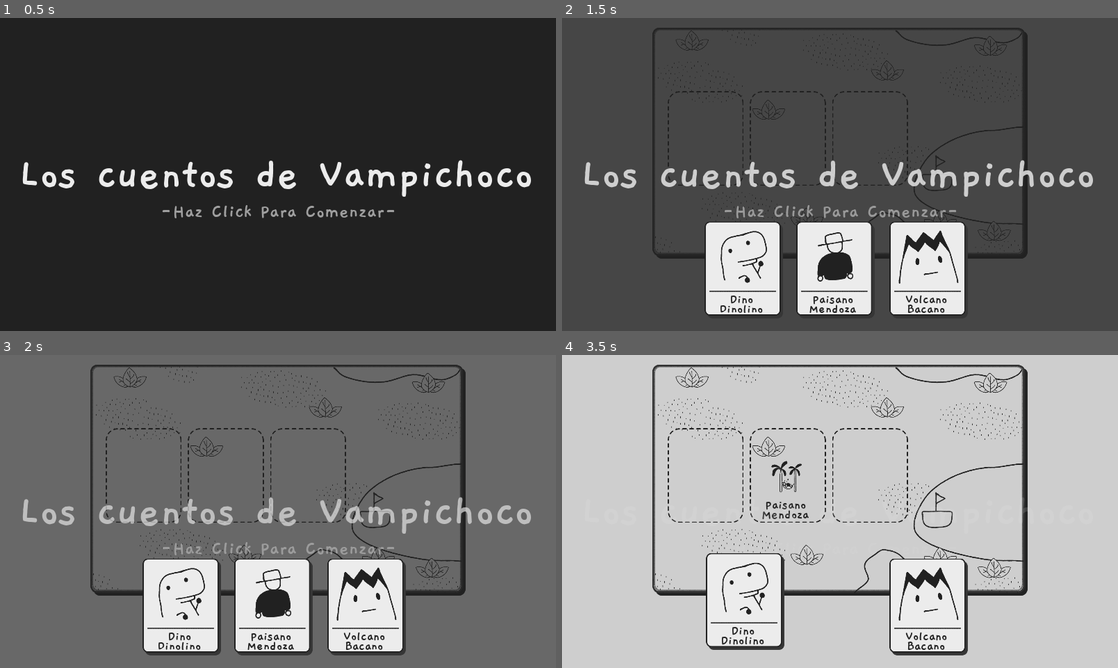
Above: before the commit, frames 1-4 (two rows, left to right).
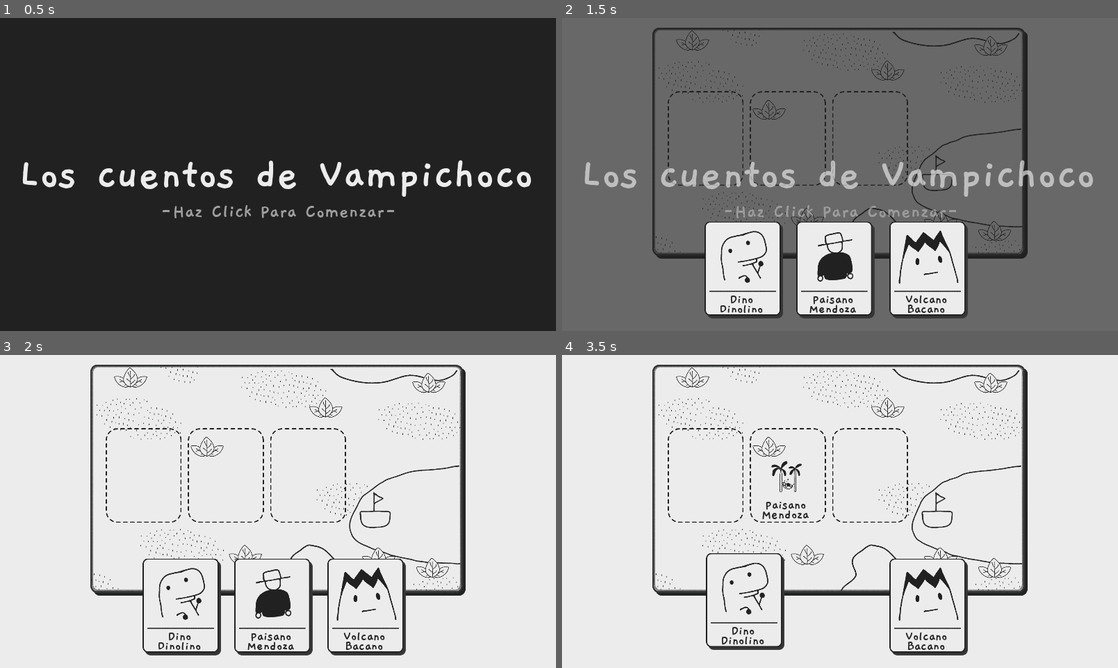
Above: after the commit, the same moments.

Repository: Perro-Viejo/los-cuentos-de-vampichoco
Game: Godot game, scene res://src/Levels/Level1.tscn
Same seed, same stepped clock (60 frames per second), same inputs: the game is played once before the commit and once after it.
Inputs (mouse positions are in pixels of both pictures, inside the frame that each line leads up to):
- Up to frame 1 (0.5 s): no input
- Up to frame 2 (1.5 s): tap Enter at 0.5 s; move the mouse to (962, 158) at 0.52 s; click (962, 158) at 0.67 s; tap Space at 1.25 s; drag from (728, 190) to (789, 136) at 1.27 s
- Up to frame 3 (2 s): no input
- Up to frame 4 (3.5 s): move the mouse to (745, 605) at 2.02 s; click (745, 605) at 2.17 s; drag from (834, 605) to (789, 473) at 2.77 s

Frame 1 is identical in both runs. In frame 2, 81% of the frame differs, in the area x 0-100%, y 0-100%; in frame 3, 85%; in frame 4, 88%.

Commit message:
Added game cursor and water animations.
Refactored part of the code on finishing the level.
Ready to work on separar las palmeras.

Diff:
--- a/project.godot
+++ b/project.godot
@@ -48,6 +48,8 @@
 window/size/height=1080
 window/size/test_width=960
 window/size/test_height=540
+mouse_cursor/custom_image="res://assets/sprites/gui/cursor-arrow.png"
+mouse_cursor/custom_image_hotspot=Vector2( 32, 32 )
 window/stretch/mode="2d"
 window/stretch/aspect="keep"
 
--- a/src/GUI/Card.gd
+++ b/src/GUI/Card.gd
@@ -49,10 +49,16 @@
 	if current_slot:
 		current_slot.remove_card(self)
 
+	# Cambiar el cursor por el de la mano apretando:
+	Input.set_default_cursor_shape(Input.CURSOR_MOVE)
+
 
 func drop_card():
 	drag_mouse = false;
 	get_parent().remove_card()
+
+	# Cambiar el cursor por la flecha
+	Input.set_default_cursor_shape(Input.CURSOR_ARROW)
 
 	var overlapping_area = null
 
@@ -80,6 +86,7 @@
 		EventsManager.emit_signal('play_requested', 'Card', 'Drop')
 		inserted = false
 
+
 func _on_input_event(viewport, event, shape_idx):
 	if event is InputEventMouseButton:
 		if event.is_pressed():
--- a/src/GUI/Control.gd
+++ b/src/GUI/Control.gd
@@ -1,9 +1,9 @@
 class_name GUI
 extends Control
-
+#▒▒▒▒▒▒▒▒▒▒▒▒▒▒▒▒▒▒▒▒▒▒▒▒▒▒▒▒▒▒▒▒▒▒▒▒▒▒▒▒▒▒▒▒▒▒▒▒▒▒▒▒▒▒▒▒▒▒▒▒▒▒▒▒ Variables ▒▒▒▒
 var dragging_card=false;
 var dragged_card=null;
-
+#▒▒▒▒▒▒▒▒▒▒▒▒▒▒▒▒▒▒▒▒▒▒▒▒▒▒▒▒▒▒▒▒▒▒▒▒▒▒▒▒▒▒▒▒▒▒▒▒▒▒▒▒▒▒▒▒▒▒▒▒▒▒▒▒ Funciones ▒▒▒▒
 func _ready():
 	$Dino.prev_index = 1
 	$Dino.z_index = 1
--- /dev/null
+++ b/src/GUI/GUI.gd
@@ -0,0 +1,8 @@
+extends CanvasLayer
+#▒▒▒▒▒▒▒▒▒▒▒▒▒▒▒▒▒▒▒▒▒▒▒▒▒▒▒▒▒▒▒▒▒▒▒▒▒▒▒▒▒▒▒▒▒▒▒▒▒▒▒▒▒▒▒▒▒▒▒▒▒▒▒▒ Variables ▒▒▒▒
+onready var arrow = load('res://assets/sprites/gui/cursor-arrow.png')
+onready var move = load('res://assets/sprites/gui/cursor-move.png')
+#▒▒▒▒▒▒▒▒▒▒▒▒▒▒▒▒▒▒▒▒▒▒▒▒▒▒▒▒▒▒▒▒▒▒▒▒▒▒▒▒▒▒▒▒▒▒▒▒▒▒▒▒▒▒▒▒▒▒▒▒▒▒▒▒ Funciones ▒▒▒▒
+func _ready() -> void:
+	Input.set_custom_mouse_cursor(arrow, Input.CURSOR_ARROW, Vector2.ONE * 32)
+	Input.set_custom_mouse_cursor(move, Input.CURSOR_MOVE, Vector2.ONE * 32)
--- a/src/GUI/GUI.tscn
+++ b/src/GUI/GUI.tscn
@@ -12,6 +12,7 @@
 [ext_resource path="res://assets/fonts/Gaegu-Bold.ttf" type="DynamicFontData" id=10]
 [ext_resource path="res://resources/DynamicFont/Credits-65.tres" type="DynamicFont" id=11]
 [ext_resource path="res://resources/DynamicFont/Credits-70.tres" type="DynamicFont" id=12]
+[ext_resource path="res://src/GUI/GUI.gd" type="Script" id=13]
 
 [sub_resource type="DynamicFontData" id=1]
 font_path = "res://assets/fonts/Gaegu-Bold.ttf"
@@ -157,6 +158,7 @@
 font_data = ExtResource( 10 )
 
 [node name="GUI" type="CanvasLayer"]
+script = ExtResource( 13 )
 
 [node name="Control" type="Control" parent="."]
 anchor_right = 1.0
@@ -206,6 +208,7 @@
 title_text = "Volcano Bacano"
 
 [node name="Menu" type="Control" parent="."]
+visible = false
 anchor_right = 1.0
 anchor_bottom = 1.0
 mouse_filter = 2
--- a/src/GUI/Menu.gd
+++ b/src/GUI/Menu.gd
@@ -7,11 +7,15 @@
 var _intro_step: int = 0
 var _skipped: bool = false
 
-onready var level_bg: Sprite = $'../../frame/level_01-bg'
+onready var level_water: Node2D = $'../../frame/Water'
+onready var level_water_anim: AnimationPlayer = level_water.get_node('AnimationPlayer')
 onready var level_boat: AnimatedSprite = $'../../frame/Boat'
 #▒▒▒▒▒▒▒▒▒▒▒▒▒▒▒▒▒▒▒▒▒▒▒▒▒▒▒▒▒▒▒▒▒▒▒▒▒▒▒▒▒▒▒▒▒▒▒▒▒▒▒▒▒▒▒▒▒▒▒▒▒▒▒▒ Funciones ▒▒▒▒
 func _ready():
-	level_bg.hide()
+	level_water.hide()
+	# Para asegurar que no se verá el agua así se deje la animación End en el
+	# editor: #ChirriDeMierda
+	level_water_anim.play('Start', 1.0, -2.0, true)
 	level_boat.hide()
 
 	$Button.connect('button_down', self, '_on_button_down')
@@ -29,12 +33,12 @@
 			# TODO: Que se tenga que sostener el clic para saltarla
 			_skip()
 	elif level_finished:
+		$Button.hide()
 		$End/Label3.hide()
 		$AnimationPlayer.play('End', -1, -3.0, true)
 		yield($AnimationPlayer, 'animation_finished')
 		get_parent().get_parent().restart()
 		yield(get_tree().create_timer(0.5), 'timeout')
-		$Button.hide()
 		hide()
 
 func start_level():
@@ -68,7 +72,8 @@
 		0:
 			EventsManager.emit_signal('play_requested', 'VO', 'Start')
 		1:
-			level_bg.show()
+			level_water.show()
+			level_water_anim.play('Start')
 		2:
 			level_boat.show()
 		3:
@@ -89,7 +94,8 @@
 
 	$AnimationPlayer.playback_speed = 4.0
 	# Mostrar fondo del nivel
-	level_bg.show()
+	level_water.show()
+	level_water_anim.play('End')
 	level_boat.show()
 	# Poner las cartas en sus posiciones Y finales
 	$'../Control/Dino'.position.y = 885
@@ -100,7 +106,14 @@
 	EventsManager.emit_signal('stop_requested', 'VO', 'Start')
 	EventsManager.emit_signal('level_started')
 
-	$AnimationPlayer.playback_speed = 1.0
-
 	$Skip.hide()
 	$Button.hide()
+
+
+func finish_level() -> void:
+	$AnimationPlayer.playback_speed = 1.0
+	yield($AnimationPlayer, 'animation_finished')
+	level_finished = true
+	yield(get_tree().create_timer(2), "timeout")
+	$End/Label3.show()
+	$Button.show()
--- a/src/Levels/Level1.gd
+++ b/src/Levels/Level1.gd
@@ -119,15 +119,12 @@
 func end_level():
 	$GUI/Menu.show()
 	$GUI/Menu/AnimationPlayer.play('End')
+	$GUI/Menu/AnimationPlayer.playback_speed = 1.0
 	yield(get_tree().create_timer(5), "timeout")
 	EventsManager.emit_signal('play_requested', 'VO', 'End')
 	EventsManager.emit_signal('stop_requested', 'Dino', 'Dance')
 	EventsManager.emit_signal('stop_requested', 'Volcano', 'Dance')
-	yield($GUI/Menu/AnimationPlayer, 'animation_finished')
-	$GUI/Menu.level_finished = true
-	yield(get_tree().create_timer(2), "timeout")
-	$GUI/Menu/End/Label3.show()
-	$GUI/Menu/Button.show()
+	$GUI/Menu.finish_level()
 
 
 func play_vo() -> void:
--- a/src/Levels/Level1.tscn
+++ b/src/Levels/Level1.tscn
@@ -13,6 +13,10 @@
 [ext_resource path="res://assets/sprites/world/mask.png" type="Texture" id=11]
 [ext_resource path="res://resources/CanvasItemMaterial/Mask.tres" type="Material" id=12]
 [ext_resource path="res://assets/sprites/world/impact.png" type="Texture" id=13]
+[ext_resource path="res://assets/sprites/world/water_01.png" type="Texture" id=14]
+[ext_resource path="res://assets/sprites/world/water_02.png" type="Texture" id=15]
+[ext_resource path="res://assets/sprites/world/water_03-normal.png" type="Texture" id=16]
+[ext_resource path="res://assets/sprites/world/water_03-shocked.png" type="Texture" id=17]
 
 [sub_resource type="AtlasTexture" id=1]
 flags = 4
@@ -79,6 +83,139 @@
 "name": "default",
 "speed": 6.0
 } ]
+
+[sub_resource type="AtlasTexture" id=20]
+flags = 4
+atlas = ExtResource( 16 )
+region = Rect2( 0, 0, 392, 344 )
+
+[sub_resource type="AtlasTexture" id=21]
+flags = 4
+atlas = ExtResource( 16 )
+region = Rect2( 392, 0, 392, 344 )
+
+[sub_resource type="AtlasTexture" id=22]
+flags = 4
+atlas = ExtResource( 16 )
+region = Rect2( 784, 0, 392, 344 )
+
+[sub_resource type="AtlasTexture" id=23]
+flags = 4
+atlas = ExtResource( 16 )
+region = Rect2( 1176, 0, 392, 344 )
+
+[sub_resource type="AtlasTexture" id=26]
+flags = 4
+atlas = ExtResource( 17 )
+region = Rect2( 0, 0, 392, 344 )
+
+[sub_resource type="AtlasTexture" id=27]
+flags = 4
+atlas = ExtResource( 17 )
+region = Rect2( 392, 0, 392, 344 )
+
+[sub_resource type="AtlasTexture" id=28]
+flags = 4
+atlas = ExtResource( 17 )
+region = Rect2( 784, 0, 392, 344 )
+
+[sub_resource type="AtlasTexture" id=29]
+flags = 4
+atlas = ExtResource( 17 )
+region = Rect2( 1176, 0, 392, 344 )
+
+[sub_resource type="SpriteFrames" id=19]
+animations = [ {
+"frames": [ SubResource( 20 ), SubResource( 21 ), SubResource( 22 ), SubResource( 23 ) ],
+"loop": true,
+"name": "default",
+"speed": 6.0
+}, {
+"frames": [ SubResource( 26 ), SubResource( 27 ), SubResource( 28 ), SubResource( 29 ) ],
+"loop": true,
+"name": "Shocked",
+"speed": 6.0
+} ]
+
+[sub_resource type="Animation" id=24]
+resource_name = "End"
+length = 0.2
+tracks/0/type = "value"
+tracks/0/path = NodePath("01:position")
+tracks/0/interp = 1
+tracks/0/loop_wrap = true
+tracks/0/imported = false
+tracks/0/enabled = true
+tracks/0/keys = {
+"times": PoolRealArray( 0 ),
+"transitions": PoolRealArray( 1 ),
+"update": 0,
+"values": [ Vector2( 176, 308 ) ]
+}
+tracks/1/type = "value"
+tracks/1/path = NodePath("02:position")
+tracks/1/interp = 1
+tracks/1/loop_wrap = true
+tracks/1/imported = false
+tracks/1/enabled = true
+tracks/1/keys = {
+"times": PoolRealArray( 0 ),
+"transitions": PoolRealArray( 1 ),
+"update": 0,
+"values": [ Vector2( 400, -360 ) ]
+}
+tracks/2/type = "value"
+tracks/2/path = NodePath("03:position")
+tracks/2/interp = 1
+tracks/2/loop_wrap = true
+tracks/2/imported = false
+tracks/2/enabled = true
+tracks/2/keys = {
+"times": PoolRealArray( 0 ),
+"transitions": PoolRealArray( 1 ),
+"update": 0,
+"values": [ Vector2( 438, 120 ) ]
+}
+
+[sub_resource type="Animation" id=25]
+resource_name = "Start"
+length = 0.8
+tracks/0/type = "value"
+tracks/0/path = NodePath("01:position")
+tracks/0/interp = 1
+tracks/0/loop_wrap = true
+tracks/0/imported = false
+tracks/0/enabled = true
+tracks/0/keys = {
+"times": PoolRealArray( 0, 0.4 ),
+"transitions": PoolRealArray( 0.5, 1 ),
+"update": 0,
+"values": [ Vector2( 176, 488 ), Vector2( 176, 308 ) ]
+}
+tracks/1/type = "value"
+tracks/1/path = NodePath("02:position")
+tracks/1/interp = 1
+tracks/1/loop_wrap = true
+tracks/1/imported = false
+tracks/1/enabled = true
+tracks/1/keys = {
+"times": PoolRealArray( 0.2, 0.5 ),
+"transitions": PoolRealArray( 0.5, 1 ),
+"update": 0,
+"values": [ Vector2( 400, -432 ), Vector2( 400, -360 ) ]
+}
+tracks/2/type = "value"
+tracks/2/path = NodePath("03:position")
+tracks/2/interp = 1
+tracks/2/loop_wrap = true
+tracks/2/imported = false
+tracks/2/enabled = true
+tracks/2/keys = {
+"times": PoolRealArray( 0.2, 0.8 ),
+"transitions": PoolRealArray( 0.5, 1 ),
+"update": 0,
+"values": [ Vector2( 832, 120 ), Vector2( 438, 120 ) ]
+}
 
 [sub_resource type="DynamicFont" id=11]
 size = 120
@@ -1000,6 +1137,18 @@
 "update": 1,
 "values": [ 0, 1 ]
 }
+tracks/11/type = "value"
+tracks/11/path = NodePath("frame/Water/03:animation")
+tracks/11/interp = 1
+tracks/11/loop_wrap = true
+tracks/11/imported = false
+tracks/11/enabled = true
+tracks/11/keys = {
+"times": PoolRealArray( 0, 4.1 ),
+"transitions": PoolRealArray( 1, 1 ),
+"update": 1,
+"values": [ "default", "Shocked" ]
+}
 
 [sub_resource type="Animation" id=18]
 length = 18.0
@@ -1113,9 +1262,12 @@
 tracks/8/imported = false
 tracks/8/enabled = true
 tracks/8/keys = {
-"times": PoolRealArray( 9.1 ),
-"transitions": PoolRealArray( 1 ),
-"values": [ {
+"times": PoolRealArray( 0, 9.1 ),
+"transitions": PoolRealArray( 1, 1 ),
+"values": [ {
+"args": [ "Sleep" ],
+"method": "play_anim"
+}, {
 "args": [ "Dance" ],
 "method": "play_anim"
 } ]
@@ -1170,6 +1322,18 @@
 "update": 1,
 "values": [ 0 ]
 }
+tracks/13/type = "value"
+tracks/13/path = NodePath("frame/Water/03:animation")
+tracks/13/interp = 1
+tracks/13/loop_wrap = true
+tracks/13/imported = false
+tracks/13/enabled = true
+tracks/13/keys = {
+"times": PoolRealArray( 0, 1 ),
+"transitions": PoolRealArray( 1, 1 ),
+"update": 1,
+"values": [ "default", "Shocked" ]
+}
 
 [node name="Level1" type="Node2D"]
 script = ExtResource( 3 )
@@ -1195,6 +1359,7 @@
 
 [node name="level_01-bg" type="Sprite" parent="frame"]
 position = Vector2( -42, 0 )
+z_index = 1
 texture = ExtResource( 6 )
 
 [node name="Boat" type="AnimatedSprite" parent="frame"]
@@ -1214,6 +1379,7 @@
 light_mask = 2
 material = ExtResource( 12 )
 frames = SubResource( 10 )
+frame = 1
 playing = true
 
 [node name="02" type="AnimatedSprite" parent="frame/Lavas"]
@@ -1221,6 +1387,7 @@
 light_mask = 2
 material = ExtResource( 12 )
 frames = SubResource( 10 )
+frame = 1
 playing = true
 
 [node name="Impacts" type="Node2D" parent="frame"]
@@ -1232,6 +1399,32 @@
 [node name="02" type="Sprite" parent="frame/Impacts"]
 visible = false
 texture = ExtResource( 13 )
+
+[node name="Water" type="Node2D" parent="frame"]
+
+[node name="01" type="Sprite" parent="frame/Water"]
+light_mask = 2
+material = ExtResource( 12 )
+position = Vector2( 176, 308 )
+texture = ExtResource( 14 )
+
+[node name="02" type="Sprite" parent="frame/Water"]
+light_mask = 2
+material = ExtResource( 12 )
+position = Vector2( 400, -360 )
+texture = ExtResource( 15 )
+
+[node name="03" type="AnimatedSprite" parent="frame/Water"]
+light_mask = 2
+material = ExtResource( 12 )
+position = Vector2( 438, 120 )
+frames = SubResource( 19 )
+frame = 2
+playing = true
+
+[node name="AnimationPlayer" type="AnimationPlayer" parent="frame/Water"]
+anims/End = SubResource( 24 )
+anims/Start = SubResource( 25 )
 
 [node name="CharacterA" parent="." instance=ExtResource( 1 )]
 position = Vector2( 492, 432 )
Binary file added: assets/sprites/gui/cursor-arrow.png
Not shown, added: assets/sprites/gui/cursor-arrow.png.import
Binary file added: assets/sprites/gui/cursor-move.png
Not shown, added: assets/sprites/gui/cursor-move.png.import
Binary file changed: assets/sprites/world/level_01-bg.png
Binary file added: assets/sprites/world/water_01.png
Not shown, added: assets/sprites/world/water_01.png.import
Binary file added: assets/sprites/world/water_02.png
Not shown, added: assets/sprites/world/water_02.png.import
Binary file added: assets/sprites/world/water_03-normal.png
Not shown, added: assets/sprites/world/water_03-normal.png.import
Binary file added: assets/sprites/world/water_03-shocked.png
(and 3 more such lines)
